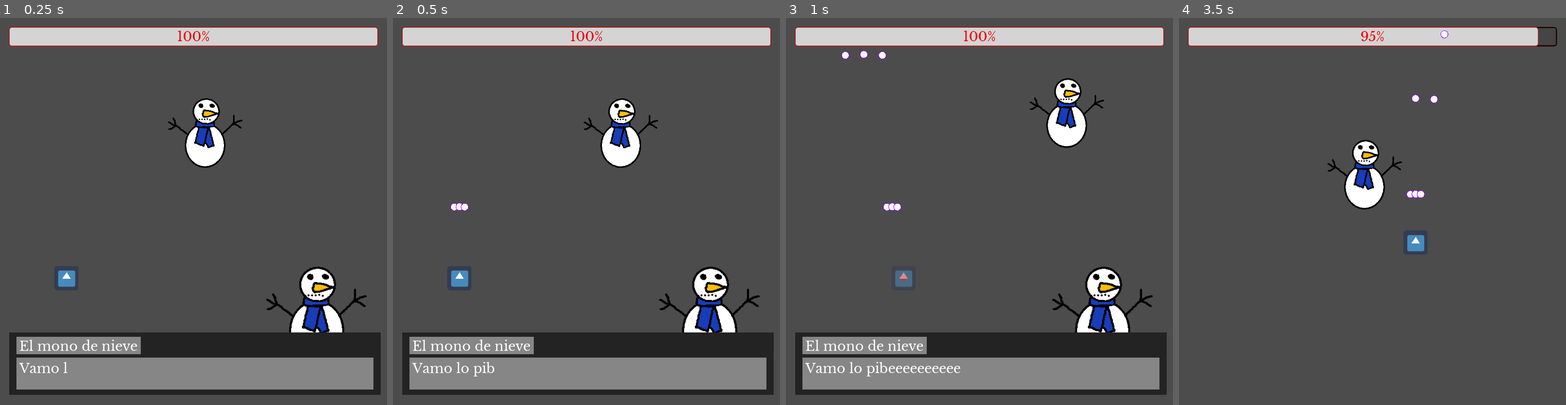
Above: before the commit, frames 1-4 (left to right).
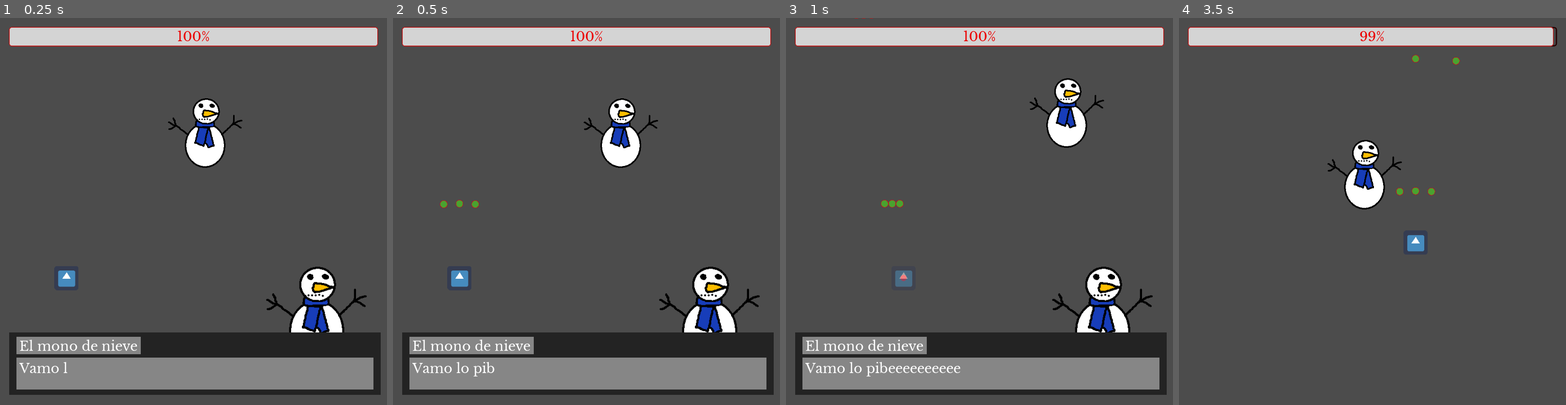
Above: after the commit, the same moments.

Repository: NicoJGutierrez/SmolElfBulletHell
Game: Godot game, scene res://scenes/TestScene.tscn
Same seed, same stepped clock (60 frames per second), same inputs: the game is played once before the commit and once after it. The engine's default icon, where the game draws it, is replaced by a stand-in: a white triangle on a blue panel in a dark square.
Inputs (mouse positions are in pixels of both pictures, inside the frame that each line leads up to):
- Up to frame 1 (0.25 s): no input
- Up to frame 2 (0.5 s): no input
- Up to frame 3 (1 s): move the mouse to (1064, 192) at 0.52 s; hold D (right) from 0.53 s (still down); hold Shift (run) from 0.53 s (still down); click (1064, 192) at 0.67 s
- Up to frame 4 (3.5 s): move the mouse to (1295, 230) at 1.27 s; release D (right) at 1.28 s; release Shift (run) at 1.28 s; hold S (down) 1.28-2.03 s; tap Shift (run) at 1.35, 2.85 s; move the mouse to (1411, 126) at 2.02 s; hold D (right) 2.03-2.78 s; hold Shift (run) 2.03-2.78 s; move the mouse to (1353, 288) at 2.77 s; hold W (up) from 2.78 s (still down); click (1353, 288) at 2.92 s

Frame 1 is identical in both runs. In frame 2, 0.2% of the frame differs, in the area x 12-23%, y 47-50%; in frame 3, 0.2%; in frame 4, 0.6%, in the area x 46-97%, y 2-47%.

Commit message:
feat: player bullet + refactor path follow

Diff:
--- a/objects/Boss.tscn
+++ b/objects/Boss.tscn
@@ -1,7 +1,8 @@
-[gd_scene load_steps=6 format=2]
+[gd_scene load_steps=7 format=2]
 
 [ext_resource path="res://images/snowman.png" type="Texture" id=1]
 [ext_resource path="res://objects/Boss.gd" type="Script" id=2]
+[ext_resource path="res://objects/Shooter.tscn" type="PackedScene" id=3]
 
 [sub_resource type="CapsuleShape2D" id=3]
 radius = 49.0
@@ -15,6 +16,8 @@
 
 [node name="Boss" type="KinematicBody2D"]
 script = ExtResource( 2 )
+
+[node name="Shooter" parent="." instance=ExtResource( 3 )]
 
 [node name="Snowman" type="Sprite" parent="."]
 position = Vector2( 3, -9 )
--- a/objects/Player.gd
+++ b/objects/Player.gd
@@ -4,10 +4,11 @@
 # Declare member variables here.
 export var rate_of_fire = 2.5
 var reload_time = 1/rate_of_fire
+export var max_angulo = 7.5
+var angulo = max_angulo
 export var movespeed = 600
 var shooter : Node2D
 export(PackedScene) var bullet_scene = preload("res://objects/bullet.tscn")
-
 
 # Called when the node enters the scene tree for the first time.
 func _ready():
@@ -32,15 +33,17 @@
 		motion.x = 0.5 * motion.x
 		motion.y = 0.5 * motion.y
 		$AnimatedSprite.modulate.a = 0.5
+		angulo = 0
 	else:
 		$AnimatedSprite.modulate.a = 1
+		angulo = max_angulo
 
 # warning-ignore:unused_variable
 	var detector_de_colisiones = move_and_slide(motion * movespeed)
 
 	reload_time -= delta
 	if reload_time <= 0:
-		shooter.shoot_to_tree(2000, 3, bullet_scene, 85 + 180)
+		shooter.shoot_to_tree(2000, 3, bullet_scene, 90 + 180 - angulo, Vector2(-20,0))
 		shooter.shoot_to_tree(2000, 3, bullet_scene, 90 + 180)
-		shooter.shoot_to_tree(2000, 3, bullet_scene, 95 + 180)
+		shooter.shoot_to_tree(2000, 3, bullet_scene, 90 + 180 + angulo, Vector2(20, 0))
 		reload_time = 1/rate_of_fire
--- a/objects/Player.tscn
+++ b/objects/Player.tscn
@@ -1,10 +1,11 @@
-[gd_scene load_steps=9 format=2]
+[gd_scene load_steps=10 format=2]
 
 [ext_resource path="res://images/icon.png" type="Texture" id=1]
 [ext_resource path="res://objects/Player.gd" type="Script" id=2]
 [ext_resource path="res://objects/Shooter.tscn" type="PackedScene" id=3]
 [ext_resource path="res://objects/PlayerLazer.tscn" type="PackedScene" id=4]
 [ext_resource path="res://images/WhiteCircle.png" type="Texture" id=5]
+[ext_resource path="res://objects/playerbullet.tscn" type="PackedScene" id=6]
 
 [sub_resource type="CircleShape2D" id=4]
 radius = 8.0
@@ -22,6 +23,7 @@
 
 [node name="player" type="KinematicBody2D"]
 script = ExtResource( 2 )
+bullet_scene = ExtResource( 6 )
 
 [node name="Area2D" type="Area2D" parent="."]
 
--- a/objects/bullet.gd
+++ b/objects/bullet.gd
@@ -5,7 +5,7 @@
 export var tiempo_de_vida = 5
 export var velocidad_inicial = 200
 export var roce = 1
-export var damage = 1
+export var damage = 0.1
 
 
 func _ready():
--- /dev/null
+++ b/objects/playerbullet.tscn
@@ -0,0 +1,30 @@
+[gd_scene load_steps=4 format=2]
+
+[ext_resource path="res://images/WhiteCircle.png" type="Texture" id=1]
+[ext_resource path="res://objects/bullet.gd" type="Script" id=2]
+
+[sub_resource type="CircleShape2D" id=1]
+
+[node name="bullet" type="RigidBody2D" groups=["bodi"]]
+collision_layer = 2
+collision_mask = 0
+linear_damp = 1.0
+angular_damp = 1.0
+script = ExtResource( 2 )
+damage = 0.15
+
+[node name="WhiteCircle" type="Sprite" parent="."]
+modulate = Color( 1, 0, 0, 0.588235 )
+position = Vector2( -1.19209e-07, -1.81899e-12 )
+scale = Vector2( 0.0345953, 0.0345953 )
+texture = ExtResource( 1 )
+
+[node name="WhiteCircle2" type="Sprite" parent="."]
+modulate = Color( 0, 1, 0.227451, 0.588235 )
+position = Vector2( -1.19209e-07, -1.81899e-12 )
+scale = Vector2( 0.03, 0.03 )
+texture = ExtResource( 1 )
+
+[node name="CollisionShape2D" type="CollisionShape2D" parent="."]
+visible = false
+shape = SubResource( 1 )
--- a/objects/shooter.gd
+++ b/objects/shooter.gd
@@ -1,8 +1,8 @@
 extends Node2D
 
-func shoot_to_tree(vel, tiempo_de_vida, objeto, angulo = 0, roce = 1):
+func shoot_to_tree(vel, tiempo_de_vida, objeto, angulo = 0, displacement = Vector2(0,0), roce = 0):
 	var bullet = objeto.instance()
-	bullet.position = get_global_position()
+	bullet.position = get_global_position() + displacement
 	bullet.rotation_degrees = rotation_degrees + angulo
 	bullet.velocidad_inicial = vel
 	bullet.roce = roce
@@ -11,11 +11,12 @@
 	get_tree().get_root().call_deferred("add_child", bullet)
 	return bullet
 
-func shoot_child(vel, tiempo_de_vida, objeto, angulo = 0, roce = 1):
+func shoot_child(vel, tiempo_de_vida, objeto, angulo = 0, displacement = Vector2(0,0), roce = 0):
 	var bullet = objeto.instance()
 	bullet.rotation_degrees = rotation_degrees + angulo
 	bullet.velocidad_inicial = vel
 	bullet.roce = roce
 	bullet.tiempo_de_vida = tiempo_de_vida
 	get_parent().add_child(bullet)
+	bullet.position += displacement
 	return bullet
--- a/scenes/BossLair.gd
+++ b/scenes/BossLair.gd
@@ -19,6 +19,7 @@
 
 # Called every frame. 'delta' is the elapsed time since the previous frame.
 func _process(delta):
+
 
 	if change_path_time <= 0:
 		change_path_time = change_path_time_limit
@@ -47,5 +48,6 @@
 			changing_path = false
 	else:
 		change_path_time -= delta
+		children[current_path - 1].get_child(0).offset += boss.speed * delta
 
 	progress_bar.value = boss.life
--- a/scenes/Follower.gd
+++ /dev/null
@@ -1,17 +0,0 @@
-extends PathFollow2D
-
-
-# Declare member variables here. Examples:
-# var a = 2
-export var speed = 300
-
-
-# Called when the node enters the scene tree for the first time.
-func _ready():
-	pass # Replace with function body.
-
-
-# Called every frame. 'delta' is the elapsed time since the previous frame.
-func _process(delta):
-	if get_child_count() > 0:
-		offset += speed * delta
--- a/scenes/TestScene.tscn
+++ b/scenes/TestScene.tscn
@@ -1,11 +1,10 @@
-[gd_scene load_steps=13 format=2]
+[gd_scene load_steps=12 format=2]
 
 [ext_resource path="res://objects/Player.tscn" type="PackedScene" id=1]
 [ext_resource path="res://images/BorderedSquare.png" type="Texture" id=2]
 [ext_resource path="res://scenes/BossLair.gd" type="Script" id=3]
 [ext_resource path="res://snowmantheme.tres" type="Theme" id=4]
 [ext_resource path="res://objects/Boss.tscn" type="PackedScene" id=5]
-[ext_resource path="res://scenes/Follower.gd" type="Script" id=6]
 [ext_resource path="res://images/snowman portait.png" type="Texture" id=7]
 [ext_resource path="res://fonts/FuenteSnowman.tres" type="DynamicFont" id=8]
 [ext_resource path="res://scenes/DialogBox.gd" type="Script" id=9]
@@ -65,7 +64,6 @@
 [node name="PathFollow" type="PathFollow2D" parent="BossLair/Path1"]
 position = Vector2( 512, 248 )
 rotate = false
-script = ExtResource( 6 )
 __meta__ = {
 "_edit_group_": true
 }
@@ -79,7 +77,6 @@
 [node name="PathFollow" type="PathFollow2D" parent="BossLair/Path2"]
 position = Vector2( 128, 200 )
 rotate = false
-script = ExtResource( 6 )
 __meta__ = {
 "_edit_group_": true
 }
@@ -151,6 +148,4 @@
 margin_right = 1000.0
 margin_bottom = 72.0
 theme = ExtResource( 4 )
-step = 0.1
 value = 100.0
-rounded = true
